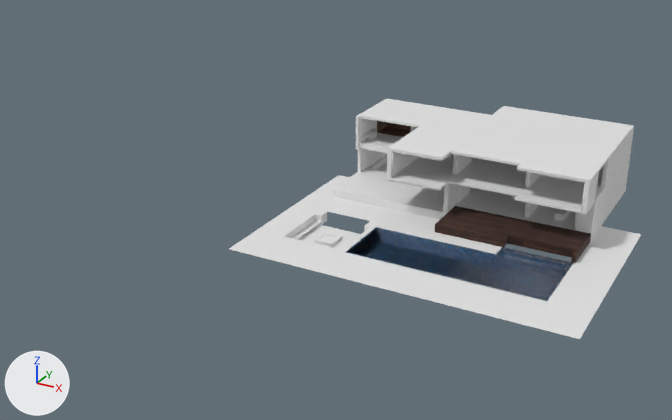
One commit to the Blender file Assets/models/blendFiles/VRChillHouseModel.blend: the scene before it, then after it.
One viewpoint serves both versions: a 50 mm lens placed at (54.1, -165.2, 73.1), pointed at (-29.2, -13.8, -2.6). Lighting does not change. The marker at lower left points along +X, +Y and +Z.

The scene before the commit, as lines of its bpy script (objects in view):
```python
me_cube_015 = bpy.data.meshes.new('Cube.015')
me_cube_015.from_pydata(...)  # 1473 vertices, 1440 faces; spans x -35.7..28.1, y -42.2..19.9, z -3.4..13.4
# faces by material slot: [1236, 127, 72, 5]
me_cube_015.materials.append(mat_material_002)  # white #e7e7e7
me_cube_015.materials.append(mat_pool_grid)
me_cube_015.materials.append(mat_wooden_planks_dark)
me_cube_015.materials.append(mat_wooden_planks_light)
ob_house_model_better_uv = bpy.data.objects.new('house model better UV', me_cube_015)
ob_house_model_better_uv.location = (0.0, 0.0, 0.0)
```
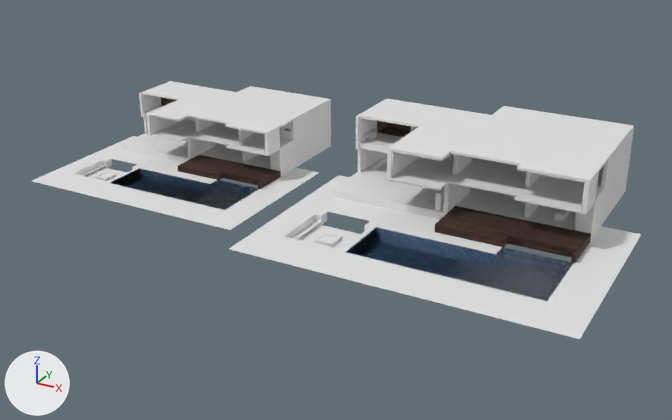
Where the newer file only moved an object's origin or applied its transform, the numbers keep the older frame.

Pixel boxes [x1, y1, x2, y2] of what changed, in the pictures (672 x 420 px):
'house model better UV.001', added
    after: [32, 81, 331, 230]
    faces in mat_material_002 (white #e7e7e7): [32, 81, 331, 230]
    faces in mat_pool_grid: [110, 168, 259, 210]
    faces in mat_wooden_planks_dark: [178, 155, 281, 189]
'Simple fireplace.001', added
    after: [94, 172, 116, 181]
'Cube.001', added
    after: [435, 191, 443, 211]
'grill seats desks.001', added
    after: [81, 165, 105, 176]

What changed in the scene script:
```text
Add me_cube_008:
    me_cube_008.from_pydata(...)  # a box spanning x -1.0..1.0, y -1.0..1.0, z -1.0..1.0
Add me_cube_023:
    me_cube_023.from_pydata(...)  # 32 vertices, 29 faces; spans x -1.95..1.95, y -2.01..2.01, z -0.49..0.18
    me_cube_023.materials.append(mat_checker_map_gravity)  # its picture is missing
Add me_cube_018:
    me_cube_018.from_pydata(...)  # 72 vertices, 36 faces; spans x -5.96..5.96, y -4.04..7.08, z -0.02..0.02
    me_cube_018.materials.append(mat_tt_checker_512x512_uv_grid)  # its picture is missing
Add me_cube_005:
    me_cube_005.from_pydata(...)  # 1389 vertices, 1359 faces, 1 loose edge; spans x -26.8..24.2, y -32.1..17.5, z -7.5..6.0
    # faces by material slot: [1169, 116, 66, 8]
    me_cube_005.materials.append(mat_material_002)  # white #e7e7e7
    me_cube_005.materials.append(mat_pool_grid)
    me_cube_005.materials.append(mat_wooden_planks_dark)
    me_cube_005.materials.append(mat_wooden_planks_light)
Add ob_cube_001:
    ob_cube_001 = bpy.data.objects.new('Cube.001', me_cube_008)
    ob_cube_001.location = (-8.2, -10.9, 2.6)
    ob_cube_001.scale = (0.5, 0.5, 1.8)
Add ob_simple_fireplace_001:
    ob_simple_fireplace_001 = bpy.data.objects.new('Simple fireplace.001', me_cube_023)
    ob_simple_fireplace_001.location = (-81.1, -23.8, -1.7)
    ob_simple_fireplace_001.scale = (0.803, 0.803, 0.803)
Add ob_grill_seats_desks_001:
    ob_grill_seats_desks_001 = bpy.data.objects.new('grill seats desks.001', me_cube_018)
    ob_grill_seats_desks_001.location = (-81.1, -25.0, -1.5)
    ob_grill_seats_desks_001.scale = (0.803, 0.803, 0.803)
Add ob_house_model_better_uv_001:
    ob_house_model_better_uv_001 = bpy.data.objects.new('house model better UV.001', me_cube_005)
    ob_house_model_better_uv_001.location = (-63.9, -3.8, 5.0)
```
